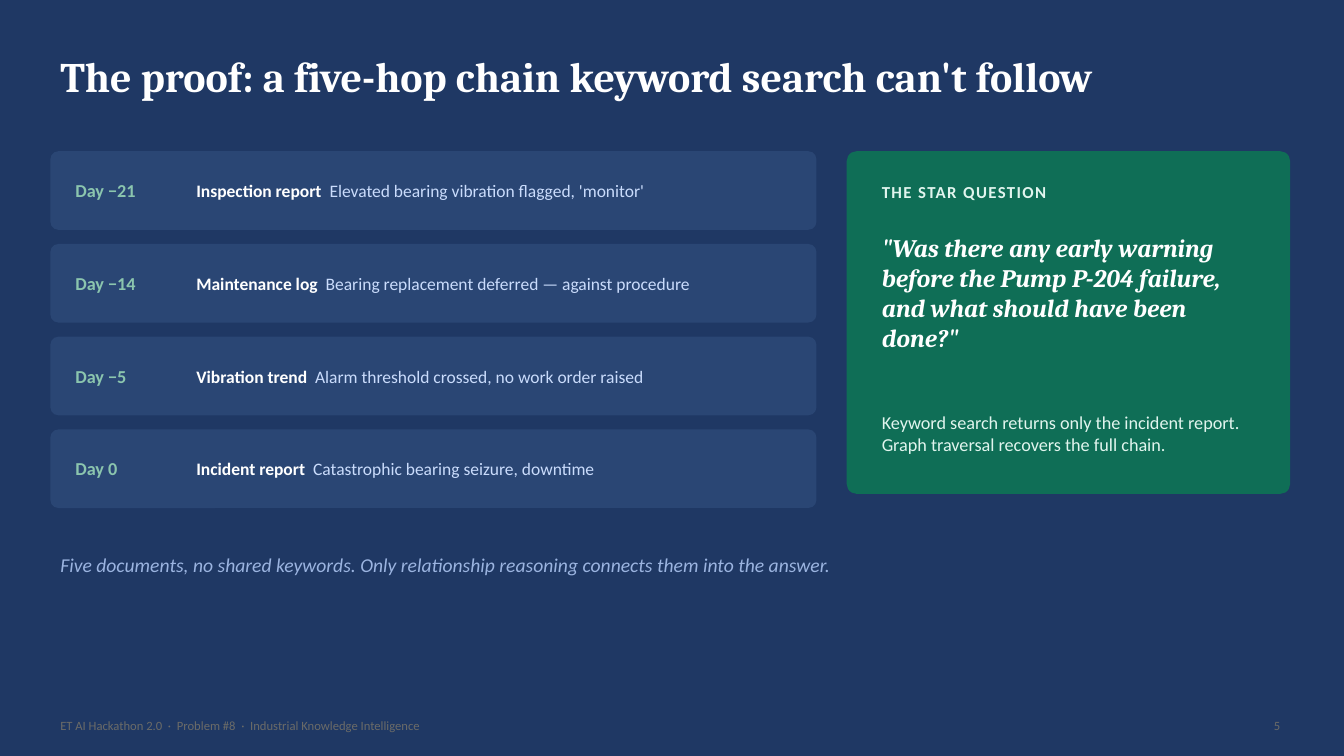
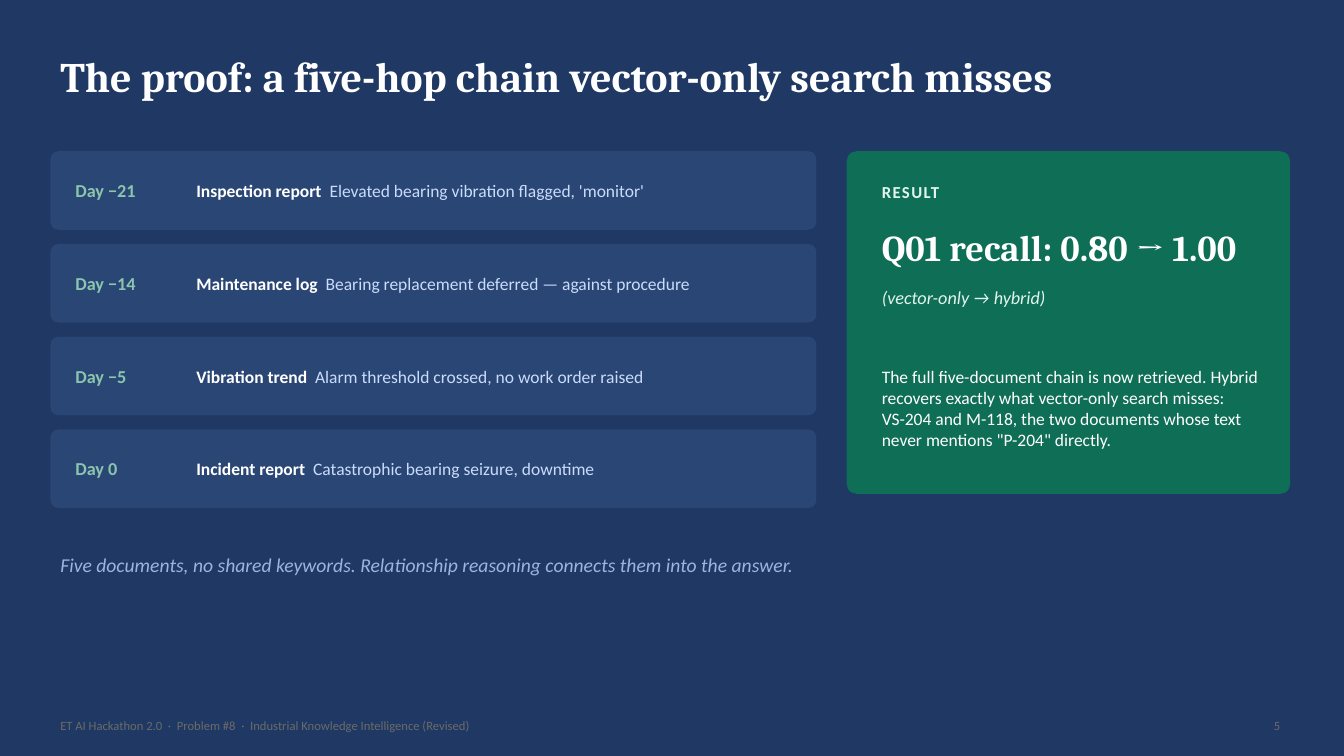
Before and after one commit to JOTHEESS/ET_HACKATHLAON-, a slide deck: slide 5 of Industrial_Knowledge_Intelligence_Deck.pptx. Drawn at 1344x756 pixels with LibreOffice and Linux fonts; fonts in the diff are those of the drawing. Boxes give left, top, right and bottom in pixels: in the first picture for what was removed or moved away, otherwise in the second. Text is boxed around its words. In the diff, an @@ line names an element or a change of style, - is before the commit and + after.

Commit message:
Update detailed document and deck with verified hardening-pass metrics (Q01 1.00, overall 0.83/0.81 @12, 0.70/0.76 @5)

```diff
--- a/Industrial_Knowledge_Intelligence_Deck.pptx
+++ b/Industrial_Knowledge_Intelligence_Deck.pptx
@@ text at bbox=[60, 62, 1052, 102]: text changed @@
-The proof: a five-hop chain keyword search can't follow
+The proof: a five-hop chain vector-only search misses
@@ text at bbox=[882, 187, 939, 198]: text changed @@
-THE STAR QUESTION
+RESULT
@@ text at bbox=[882, 235, 1236, 268]: text changed; size 18 to 26 pt; italic off @@
-"Was there any early warning before the Pump P-204 failure, and what should have been done?"
+Q01 recall: 0.80 → 1.00
@@ text at bbox=[882, 291, 1046, 307]: text changed; italic on @@
-Keyword search returns only the incident report. Graph traversal recovers the full chain.
+(vector-only → hybrid)
@@ text added at bbox=[882, 371, 1258, 449], 12.5 pt, text #FFFFFF @@
+The full five-document chain is now retrieved. Hybrid recovers exactly what vector-only search misses: VS-204 and M-118, the two documents whose text never mentions "P-204" directly.
@@ text at bbox=[60, 558, 793, 576]: text changed @@
-Five documents, no shared keywords. Only relationship reasoning connects them into the answer.
+Five documents, no shared keywords. Relationship reasoning connects them into the answer.
@@ text at bbox=[60, 721, 469, 732]: text changed @@
-ET AI Hackathon 2.0 · Problem #8 · Industrial Knowledge Intelligence
+ET AI Hackathon 2.0 · Problem #8 · Industrial Knowledge Intelligence (Revised)
```
Also in this commit, not shown: 9 other slides changed, 1 slide added, 1 other file.
